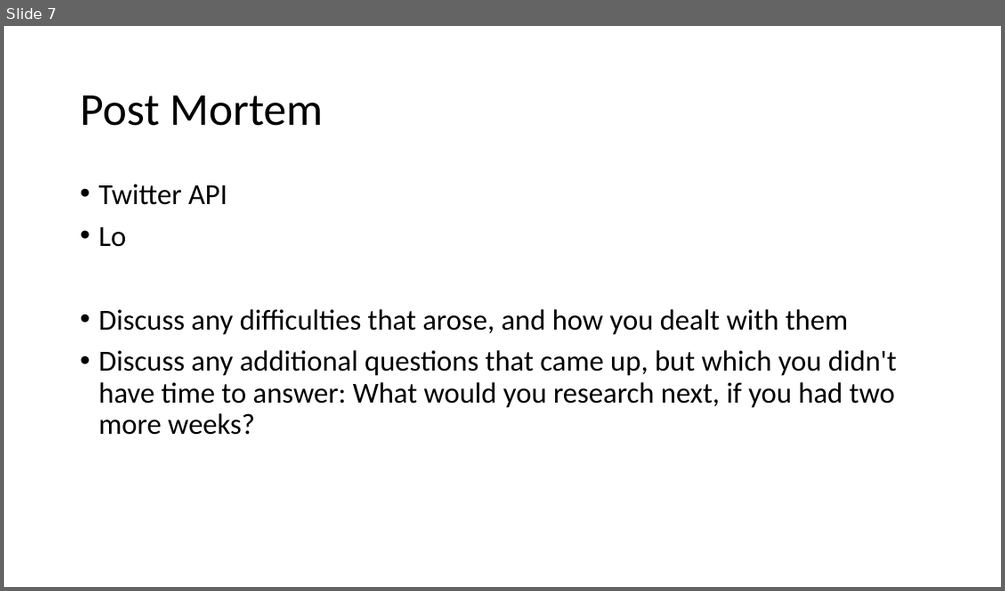
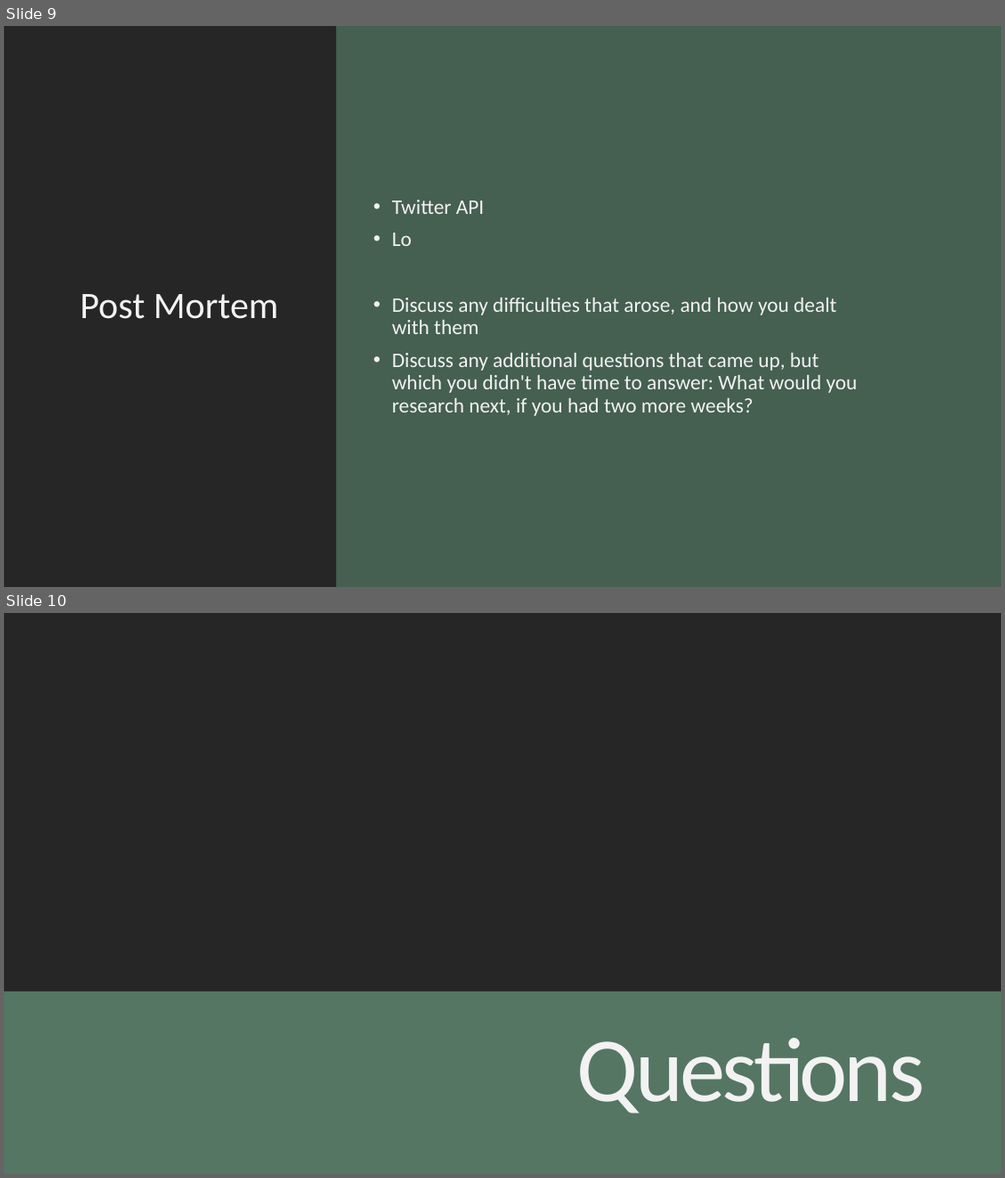
Before and after one commit to ashleighdevito/Cryptocurrency, a slide deck: Presentation/Cryptocurrency_Presentation.pptx. Shown one above the other, each under a label of ours: slide 7 before the commit, slides 9 and 10 after it. The pictures are 1005x591 and 1005x1178 pixels, drawn with LibreOffice and Linux fonts; fonts in the diff are those of the drawing. Boxes give left, top, right and bottom in pixels: in the first picture for what was removed or moved away, otherwise in the second. Text is boxed around its words. In the diff, an @@ line names an element or a change of style, - is before the commit and + after.

```diff
--- a/Presentation/Cryptocurrency_Presentation.pptx
+++ b/Presentation/Cryptocurrency_Presentation.pptx
@@ slide 10 added at box(4, 613, 1001, 1174), background #567664 @@
@@ rectangle added at box(4, 613, 1001, 1174), fill #262626 @@
@@ rectangle added at box(4, 991, 1001, 1174), fill #567664 @@
@@ title added at box(577, 1038, 925, 1113), 88 pt, text #F2F2F2 @@
+Questions
@@ what was slide 7 is now slide 9 @@
@@ slide 9 changed as well @@
@@ background #FFFFFF to #455F51 @@
@@ rectangle added at box(4, 26, 336, 587), fill #262626 @@
@@ title "Post Mortem": place and size @@
-title "Post Mortem" at box(80, 95, 323, 126)
+title "Post Mortem" at box(80, 294, 279, 319)
@@ title "Post Mortem" at box(80, 294, 279, 319): size 44 to 36 pt, text colour #000000 to #F2F2F2 @@
@@ text "Twitter API": place and size @@
-text "Twitter API" at box(98, 184, 897, 435)
+text "Twitter API" at box(392, 200, 858, 416)
@@ text "Twitter API" at box(392, 200, 858, 416): size 28 to 20 pt, text colour #000000 to #F2F2F2; vertical alignment top to middle @@
```
Also in this commit, not shown: 6 other slides changed, 2 other slides added, 1 slide removed.
